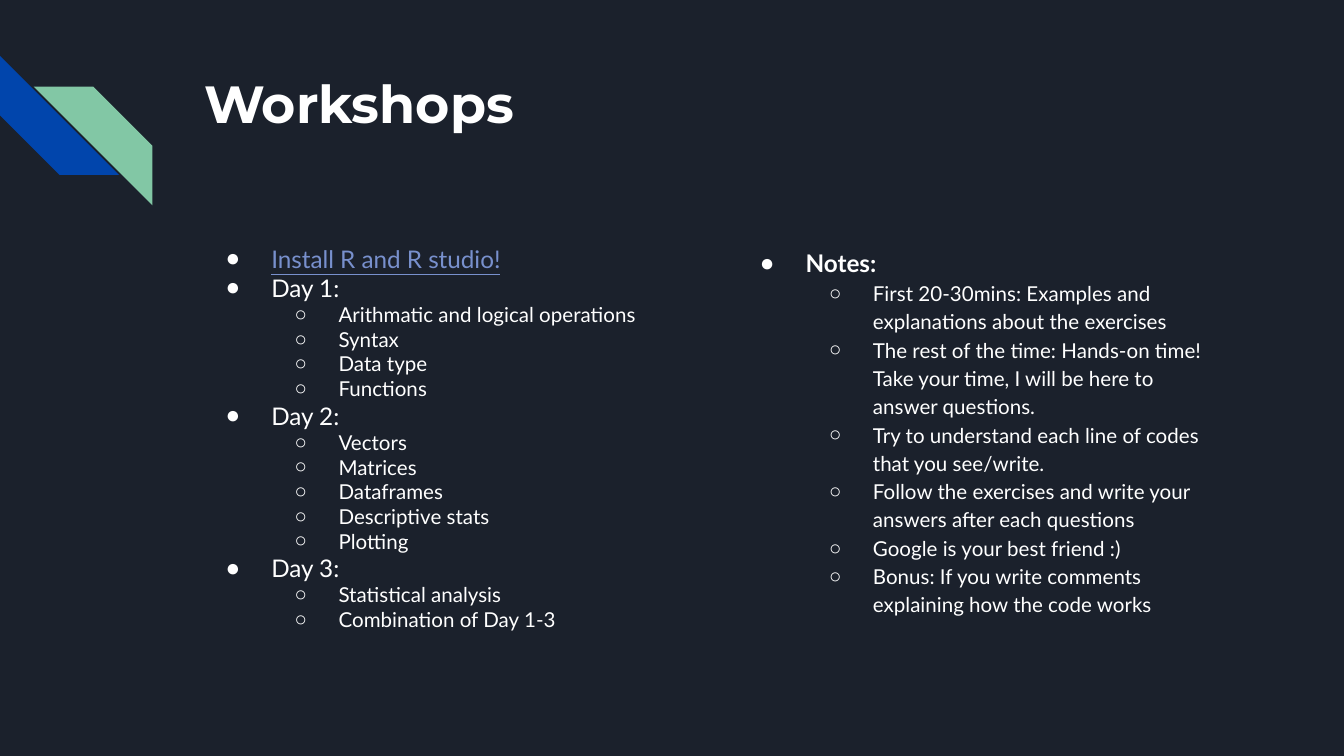
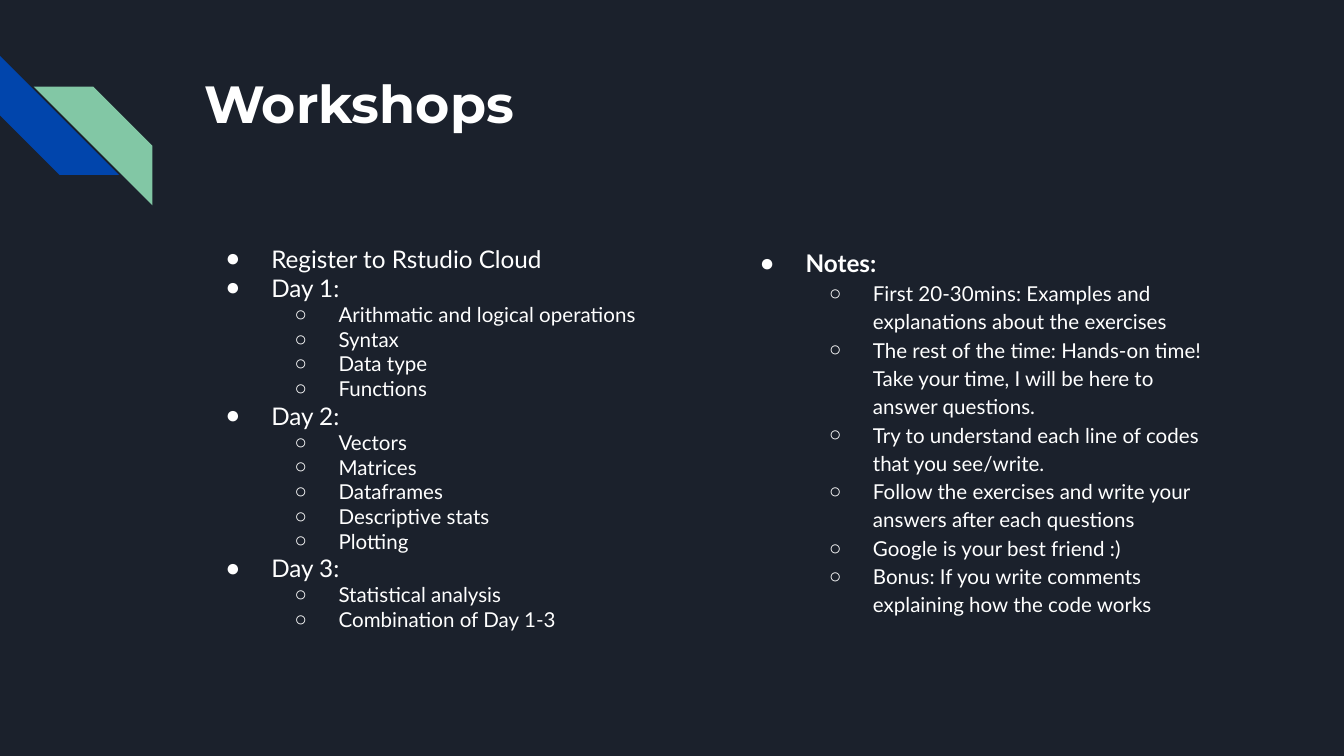
Before and after one commit to sysmedicine/KCLModule2_2021, a slide deck: slide 22 of Slides/BasicProgramming and Intro to R (KCL).pptx. Drawn at 1344x756 pixels with LibreOffice and Linux fonts; fonts in the diff are those of the drawing. Boxes give left, top, right and bottom in pixels: in the first picture for what was removed or moved away, otherwise in the second. Text is boxed around its words. In the diff, an @@ line names an element or a change of style, - is before the commit and + after.

```diff
--- a/Slides/BasicProgramming and Intro to R (KCL).pptx
+++ b/Slides/BasicProgramming and Intro to R (KCL).pptx
@@ text at (271, 250, 542, 273): text changed; text colour #7890CD to #FFFFFF @@
-● Install R and R studio!
+● Register to Rstudio Cloud
```
